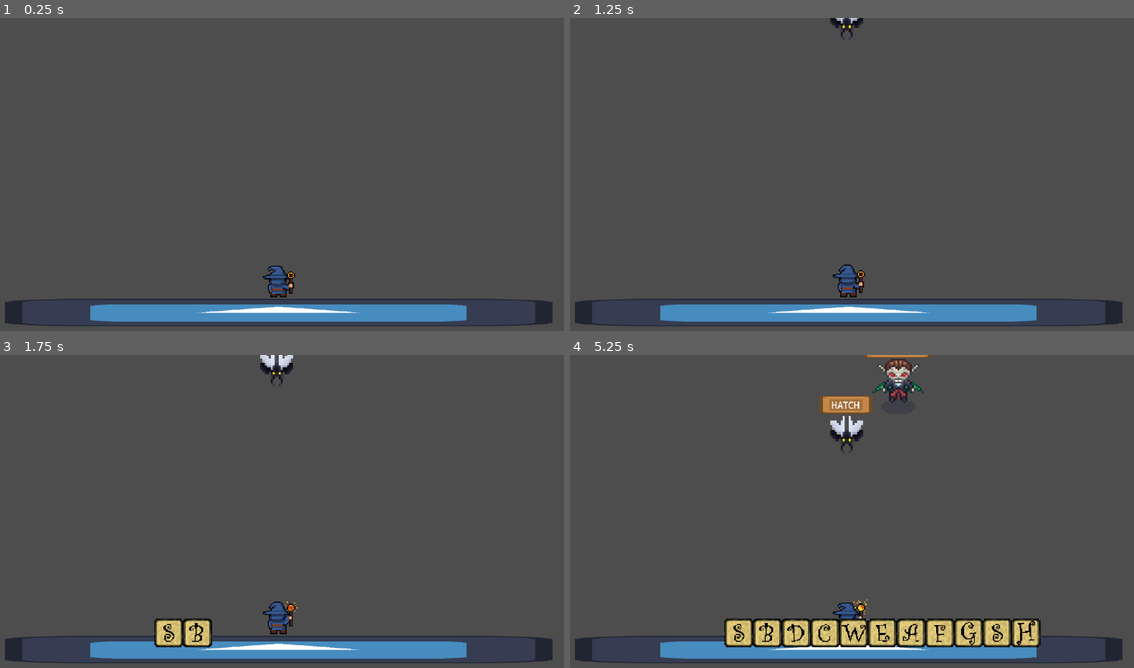
Above: before the commit, frames 1-4 (two rows, left to right).
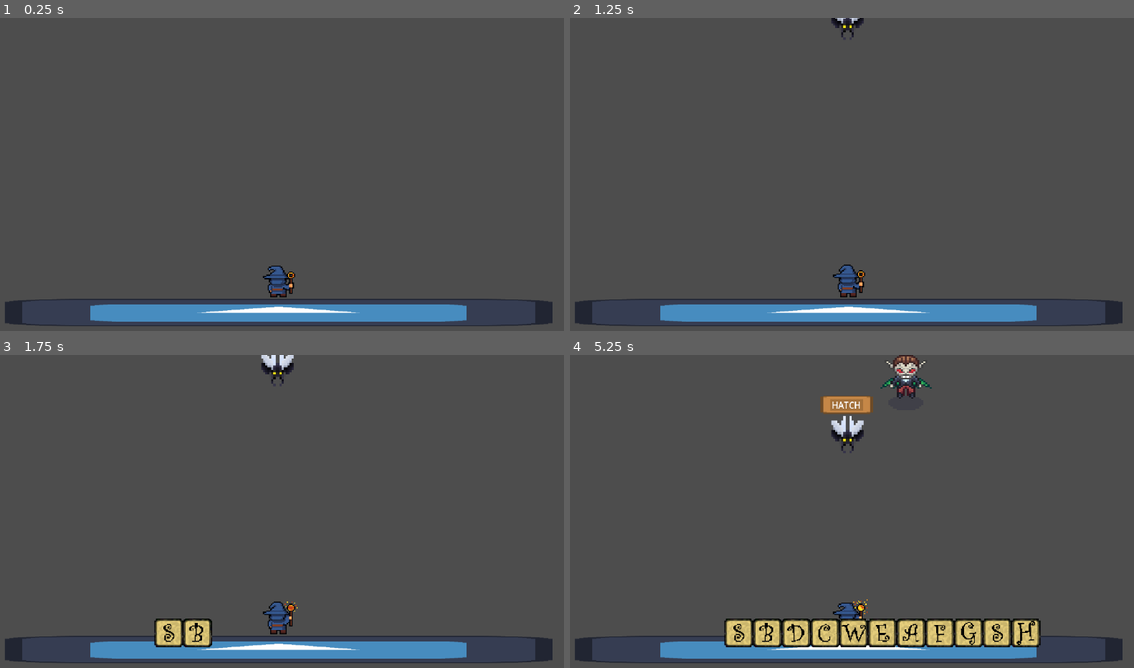
Above: after the commit, the same moments.

Repository: Mark-0909/Type-Wizard-Tower-Defense
Game: Godot game, scene res://nodes/main.tscn
Two runs of this game, one before a commit and one after it. Both use one fixed random seed, a clock stepped at 60 frames per second and the inputs below. The engine's default icon, where the game draws it, is replaced by a stand-in: a white triangle on a blue panel in a dark square.
Inputs:
- Up to frame 1 (0.25 s): no input
- Up to frame 2 (1.25 s): tap Enter at 0.5 s; hold D from 0.53 s (still down); tap Space (Clear) at 0.6 s
- Up to frame 3 (1.75 s): release D at 1.28 s; hold S from 1.28 s (still down); tap B at 1.35 s
- Up to frame 4 (5.25 s): release S at 2.03 s; hold D 2.03-2.78 s; tap one key every 0.75 s from 2.1 s: C E F G H; hold W 2.78-3.53 s; hold A 3.53-5.03 s; hold S from 5.03 s (still down)

Frame 1 is identical in both runs. In frame 2, less than 0.1% of the frame differs, in the area x 46-53%, y 0-7%; in frame 3, less than 0.1%; in frame 4, 1.1%, in the area x 44-65%, y 0-32%.

Commit message:
added all enemies

Diff:
--- a/nodes/boss1.tscn
+++ b/nodes/boss1.tscn
@@ -149,7 +149,7 @@
 sprite_frames = SubResource("SpriteFrames_t3iou")
 animation = &"attack"
 autoplay = "default"
-frame_progress = 0.579954
+frame_progress = 0.0767099
 
 [node name="RayCast2D" type="RayCast2D" parent="."]
 position = Vector2(0, 63.4477)
--- a/nodes/boss2.tscn
+++ b/nodes/boss2.tscn
@@ -184,7 +184,7 @@
 sprite_frames = SubResource("SpriteFrames_t3iou")
 animation = &"attack"
 autoplay = "default"
-frame_progress = 0.64352
+frame_progress = 0.180062
 
 [node name="RayCast2D" type="RayCast2D" parent="."]
 position = Vector2(0, 63.4477)
--- a/nodes/boss3.tscn
+++ b/nodes/boss3.tscn
@@ -205,7 +205,7 @@
 sprite_frames = SubResource("SpriteFrames_t3iou")
 animation = &"attack"
 autoplay = "default"
-frame_progress = 0.479403
+frame_progress = 0.145842
 
 [node name="RayCast2D" type="RayCast2D" parent="."]
 position = Vector2(0, 63.4477)
--- a/nodes/boss4.tscn
+++ b/nodes/boss4.tscn
@@ -191,7 +191,7 @@
 sprite_frames = SubResource("SpriteFrames_t3iou")
 animation = &"attack"
 autoplay = "default"
-frame_progress = 0.43056
+frame_progress = 0.989267
 
 [node name="RayCast2D" type="RayCast2D" parent="."]
 position = Vector2(0, 63.4477)
--- a/nodes/enemy4.tscn
+++ b/nodes/enemy4.tscn
@@ -289,18 +289,18 @@
 shape = SubResource("CircleShape2D_hg4es")
 
 [node name="TextureRect" type="TextureRect" parent="."]
-offset_left = -63.6027
+offset_left = -64.4739
 offset_top = -98.1386
-offset_right = -23.6027
+offset_right = -24.4739
 offset_bottom = -58.1386
-scale = Vector2(3.09766, 1.09567)
+scale = Vector2(3.13109, 1.09567)
 texture = SubResource("AtlasTexture_nr2my")
 
 [node name="word" type="Label" parent="."]
-offset_left = -50.5337
-offset_top = -91.7482
-offset_right = 36.4663
-offset_bottom = -68.7482
+offset_left = -57.0682
+offset_top = -92.2046
+offset_right = 43.9318
+offset_bottom = -69.2046
 scale = Vector2(1.10938, 1.3589)
-text = "TRAPDOOR"
+text = "TORMENTOR"
 horizontal_alignment = 1
--- a/nodes/main.tscn
+++ b/nodes/main.tscn
@@ -20,31 +20,31 @@
 [node name="spawn area" type="Node" parent="."]
 
 [node name="Marker2D" type="Marker2D" parent="spawn area"]
-position = Vector2(-1203, -928)
+position = Vector2(-1212, -953)
 
 [node name="Marker2D2" type="Marker2D" parent="spawn area"]
-position = Vector2(-925, -937)
+position = Vector2(-909, -953)
 
 [node name="Marker2D3" type="Marker2D" parent="spawn area"]
-position = Vector2(-647, -940)
+position = Vector2(-606, -951)
 
 [node name="Marker2D4" type="Marker2D" parent="spawn area"]
-position = Vector2(-350, -944)
+position = Vector2(-304, -943)
 
 [node name="Marker2D5" type="Marker2D" parent="spawn area"]
-position = Vector2(-5, -942)
+position = Vector2(-1, -942)
 
 [node name="Marker2D6" type="Marker2D" parent="spawn area"]
-position = Vector2(262, -930)
+position = Vector2(302, -951)
 
 [node name="Marker2D7" type="Marker2D" parent="spawn area"]
-position = Vector2(495, -937)
+position = Vector2(605, -950)
 
 [node name="Marker2D8" type="Marker2D" parent="spawn area"]
-position = Vector2(771, -942)
+position = Vector2(908, -954)
 
 [node name="Marker2D9" type="Marker2D" parent="spawn area"]
-position = Vector2(1220, -947)
+position = Vector2(1211, -960)
 
 [node name="Camera2D" type="Camera2D" parent="."]
 scale = Vector2(5.20855, -3.41952)
--- /dev/null
+++ b/scripts/boss.gd
@@ -0,0 +1,53 @@
+extends Node2D
+
+var word: String = ""
+var velocity: float = 100.0
+var is_moving: bool = true
+var _is_on_aim: bool = false
+var _is_dead: bool = false
+
+@onready var label = $word
+@onready var raycast = $RayCast2D
+@onready var sprite = $AnimatedSprite2D
+
+func _ready() -> void:
+	label.text = word.to_upper()
+	raycast.enabled = true
+
+	# Start 5-second countdown to attack
+	start_attack_delay()
+
+func _process(delta: float) -> void:
+	if _is_dead:
+		return
+
+	if is_moving:
+		position.y += velocity * delta
+
+func start_attack_delay():
+	await get_tree().create_timer(5.0).timeout
+	if not _is_dead:
+		is_moving = false
+		attack()
+
+func attack():
+	if _is_dead:
+		return
+	sprite.play("attack")
+
+func Dead():
+	if _is_dead:
+		return
+	_is_dead = true
+	is_moving = false
+	velocity = 0.0
+	sprite.stop()
+	sprite.play("death")
+	await get_tree().create_timer(0.8).timeout
+	queue_free()
+
+func is_on_aim() -> bool:
+	return _is_on_aim
+
+func get_word() -> String:
+	return word.to_upper()
--- a/scripts/main.gd
+++ b/scripts/main.gd
@@ -28,6 +28,12 @@
 const ENEMY_5 = preload("res://nodes/enemy5.tscn")
 const ENEMY_6 = preload("res://nodes/enemy6.tscn")
 const ENEMY_7 = preload("res://nodes/enemy7.tscn")
+
+# Bosses
+const BOSS_1 = preload("res://nodes/boss1.tscn")
+const BOSS_2 = preload("res://nodes/boss2.tscn")
+const BOSS_3 = preload("res://nodes/boss3.tscn")
+const BOSS_4 = preload("res://nodes/boss4.tscn")
 
 var enemy_types_by_length := {
 	4: ENEMY_1,
